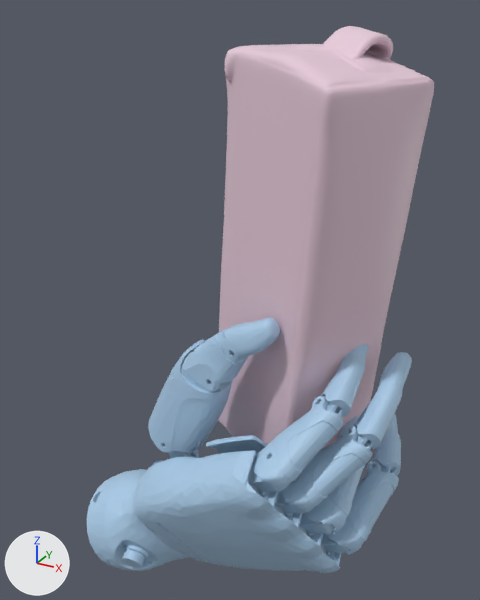
Renders of the glTF model static/data/grasp/inspire/case/0.glb from each side of a commit.
Both versions are drawn from a 50 mm camera at (0.117, -0.277, 0.119) aimed at (-0.038, 0.005, -0.022). Arrows for +X, +Y and +Z are at lower left; the lights stay in place. The picture after the commit comes second. Where no turn or scale is listed for an object, it has been applied to the vertices.

Names of what the first picture shows: 'geometry_0', 'obj_mesh_grasp_10.obj'.
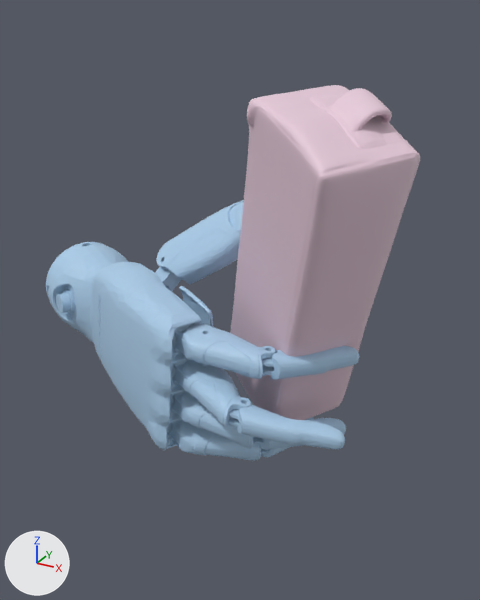
Changed parts and their boxes (x1, y1, x2, y2) in the pictures (480 x 600 px; the box of a moved part takes in the faces that stretch with it):
'geometry_0', reshaped
    before: (87, 318, 412, 573)
    after: (46, 200, 359, 461)
'obj_mesh_grasp_10.obj', reshaped (12% narrower, 21% shorter)
    before: (218, 26, 434, 449)
    after: (230, 85, 420, 420)
part 1 of me_geometry_0, moved or reshaped
    before: (206, 435, 267, 455)
    after: (179, 286, 213, 327)
part 2 of me_geometry_0, moved or reshaped
    before: (87, 450, 350, 573)
    after: (46, 242, 202, 451)
part 3 of me_geometry_0, moved or reshaped
    before: (148, 318, 412, 555)
    after: (155, 200, 359, 461)

The edits, one by one:
me_geometry_0 is used by ob_geometry_0; location (0.0, 0.0, 0.0).
me_geometry_0 had 43305 vertices, 86607 faces and spanned x -0.103..0.058, y -0.077..0.028, z -0.178..-0.006.
me_geometry_0 now has 43305 vertices, 86607 faces and spans x -0.175..0.039, y -0.056..0.048, z -0.099..0.026.
me_geometry_0 part 1: the loose piece of 1219 vertices spanning x -0.052..0.034, y -0.054..-0.008, z -0.152..-0.059 is multiplied about its middle by the matrix ((0.646, 0.303, 0.701), (-0.52, 0.847, 0.113), (-0.56, -0.437, 0.704)), then moved by (-0.064, 0.029, 0.049).
me_geometry_0 part 2: the loose piece of 10437 vertices spanning x -0.103..0.048, y -0.077..-0.015, z -0.178..-0.061 is multiplied about its middle by the matrix ((0.646, 0.303, 0.701), (-0.52, 0.847, 0.113), (-0.56, -0.437, 0.704)), then moved by (-0.072, 0.039, 0.07).
me_geometry_0 part 3: 30255 of 43305 vertices moved; they spanned x -0.07..0.058, y -0.075..0.028, z -0.148..-0.006 and now span x -0.109..0.039, y -0.056..0.048, z -0.099..0.026; mean shift (-0.047, 0.004, 0.015); largest move (-0.013, -0.048, -0.147) -> (-0.109, -0.019, -0.076).
Other edits to the shape of me_geometry_0 do not show in these pictures.
me_obj_mesh_grasp_10_obj is used by ob_obj_mesh_grasp_10_obj; location (0.0, 0.0, 0.0).
me_obj_mesh_grasp_10_obj had 14998 vertices, 30000 faces and spanned x -0.054..0.052, y -0.05..0.046, z -0.112..0.113.
me_obj_mesh_grasp_10_obj now has 14998 vertices, 30000 faces and spans x -0.055..0.055, y -0.057..0.054, z -0.088..0.09.
me_obj_mesh_grasp_10_obj part 4: the whole mesh is multiplied about the mesh origin by the matrix ((0.819, 0.092, 0.126), (-0.065, 0.814, -0.167), (-0.141, 0.155, 0.807)).
